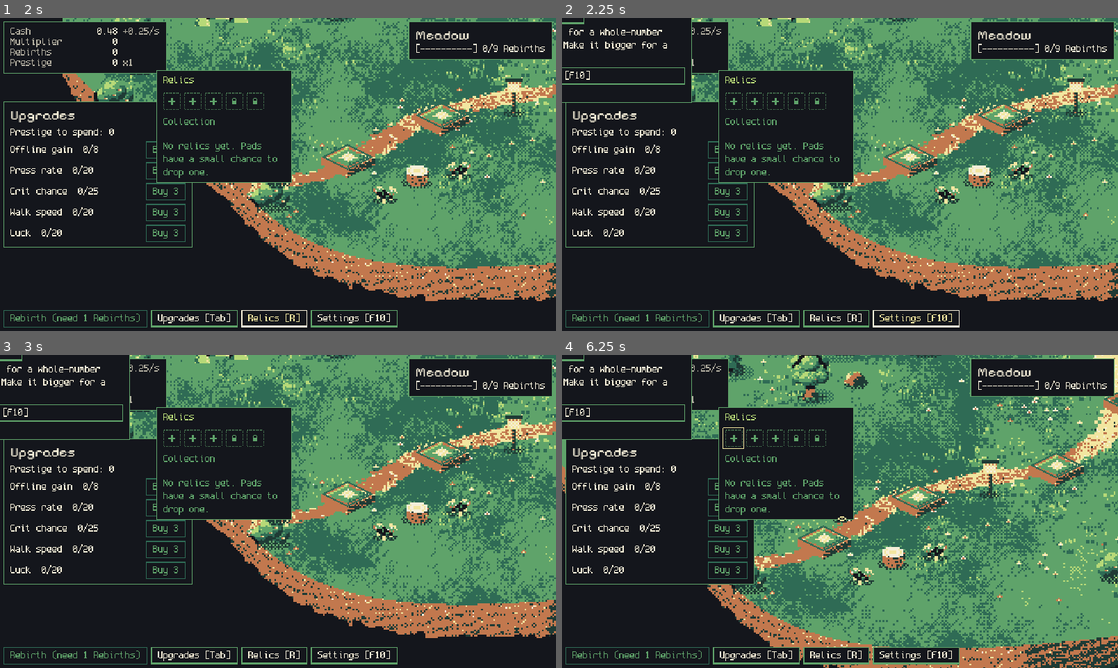
Above: before the commit, frames 1-4 (two rows, left to right).
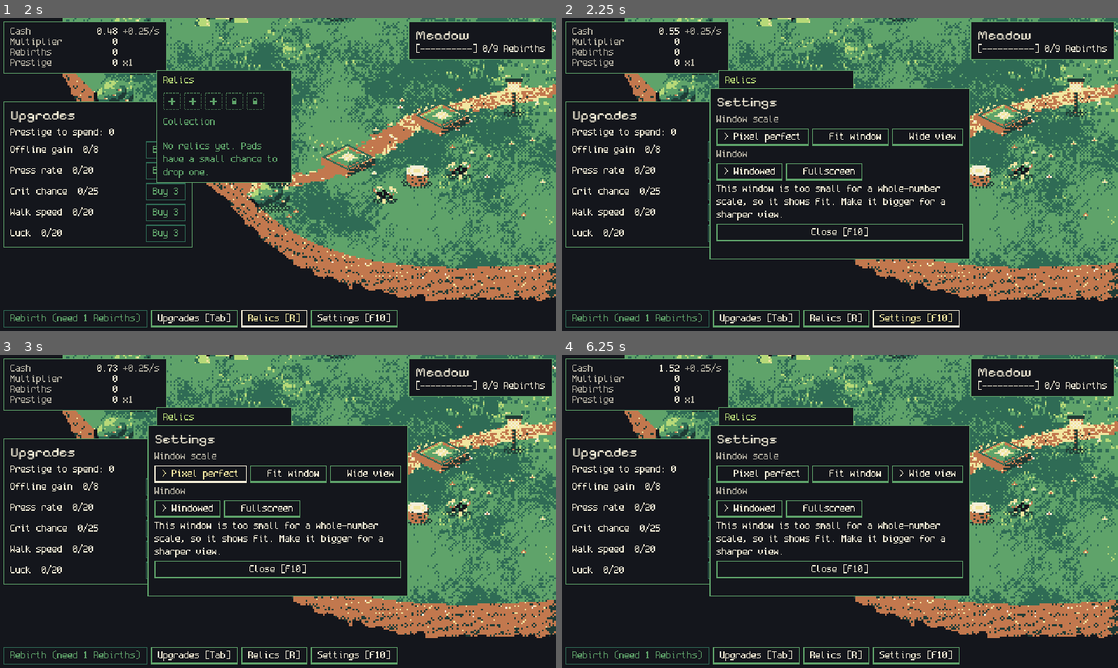
Above: after the commit, the same moments.

Repository: FreezingShock/Plinky
Game: Godot game, scene res://main.tscn
Two runs of this game, one before a commit and one after it. Both use one fixed random seed, a clock stepped at 60 frames per second and the inputs below.
Inputs (mouse positions are in pixels of both pictures, inside the frame that each line leads up to):
- Up to frame 1 (2 s): click "Upgrades [Tab]" at 0.5 s; click "Relics [R]" at 1.25 s
- Up to frame 2 (2.25 s): click "Settings [F10]" at 2 s
- Up to frame 3 (3 s): click (200, 473) at 2.75 s, where only the run after the commit has a clickable "> Pixel perfect"
- Up to frame 4 (6.25 s): click (851, 473) at 3.5 s, where only the run after the commit has a clickable "Fit window"; click (762, 473) at 4.25 s, where only the run after the commit has a clickable "Pixel perfect"; click (928, 473) at 5 s, where only the run after the commit has a clickable "Wide view"; drag from (734, 439) to (895, 442) at 5.77 s

Frame 1 is identical in both runs. In frame 2, 17% of the frame differs, in the area x 0-74%, y 0-78%; in frame 3, 17%; in frame 4, 47%, in the area x 0-100%, y 0-100%.

Commit message:
Wide view scales from the bleed so the whole bleed fits; HUD takes the frame size
- Wide view picks the largest whole-number scale at which the full 840x480
  bleed fits (2x on a 1080p-high window), instead of 3x showing only 360 rows.
- HUD sets its own size to the frame so frame-relative placement (settings
  panel centring, bottom bar, gate panel) has a real parent size.

Co-Authored-By: Claude Haiku 5.5 <noreply@anthropic.com>
Claude-Session: https://claude.ai/code/session_01Pmx9dVeV2kXYxzyrPCKLgJ

Diff:
--- a/ui/display_settings.gd
+++ b/ui/display_settings.gd
@@ -41,9 +41,16 @@
 	cfg.save(PATH)
 
 
-## Largest whole-number scale at which the window can show the 640x360 view.
+## The size Godot scales from: 640x360, or the bleed in Wide view. Wide view picks the largest whole-number
+## scale at which the whole bleed fits, so a 1080p window shows 840x480 at 2x rather than 840x360 at 3x.
+static func base_size() -> Vector2i:
+	return bleed_size() if scale_mode == Scale.WIDE else BASE
+
+
+## Largest whole-number scale at which the window can show the base size.
 static func integer_scale(win: Window) -> int:
-	return maxi(1, mini(win.size.x / BASE.x, win.size.y / BASE.y))
+	var base: Vector2i = base_size()
+	return maxi(1, mini(win.size.x / base.x, win.size.y / base.y))
 
 
 ## True when a whole-number scale is in use (Pixel perfect or Wide view, not below MIN_PIXEL_SCALE).
@@ -63,6 +70,9 @@
 	var want: Window.Mode = Window.MODE_FULLSCREEN if fullscreen else Window.MODE_WINDOWED
 	if win.mode != want:
 		win.mode = want
+	var base: Vector2i = base_size()
+	if win.content_scale_size != base:
+		win.content_scale_size = base
 	var aspect: int = Window.CONTENT_SCALE_ASPECT_EXPAND if scale_mode == Scale.WIDE else Window.CONTENT_SCALE_ASPECT_KEEP
 	if win.content_scale_aspect != aspect:
 		win.content_scale_aspect = aspect
--- a/ui/hud.gd
+++ b/ui/hud.gd
@@ -182,6 +182,8 @@
 
 ## Right-hug the gate panel and bottom-hug the bottom bar, so a wider frame keeps them at its edges.
 func _place() -> void:
+	if size != frame:
+		size = frame
 	if _gate_panel != null:
 		var gp: Vector2 = Vector2(frame.x - _gate_panel.size.x - 4.0, 4.0)
 		if _gate_panel.position != gp:
